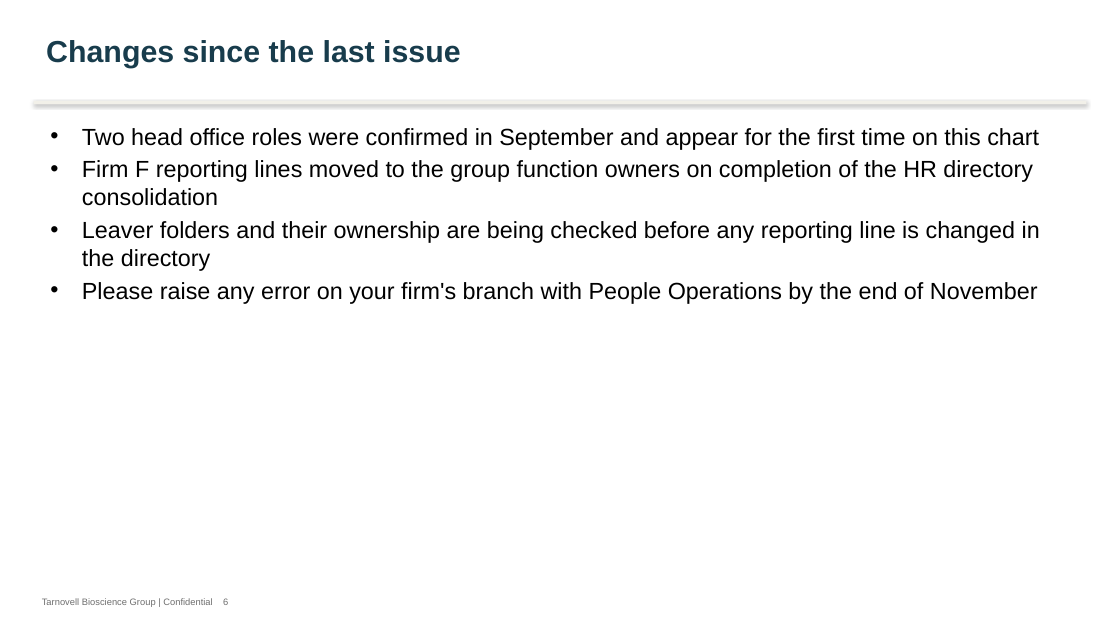
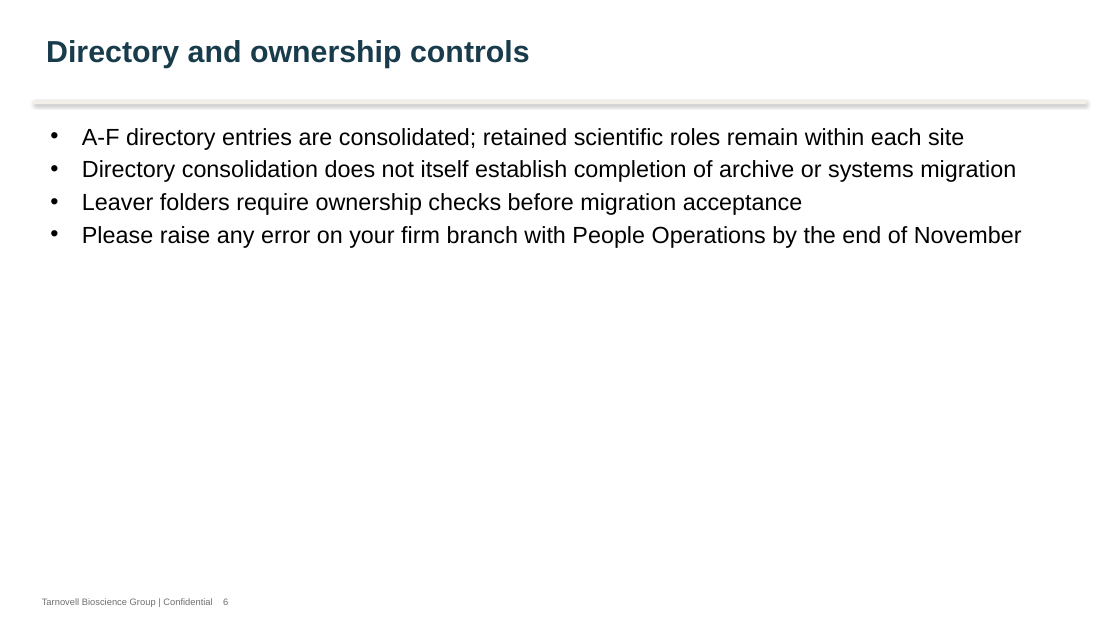
Before and after one commit to 60xAI/portco-mock-dataset, a slide deck: slide 6 of output/archive/Tarnovell_Group/People/Organisation/2025/Group_Organisation_Chart_2025-11.pptx. Drawn at 1120x630 pixels with LibreOffice and Linux fonts; fonts in the diff are those of the drawing. Boxes give left, top, right and bottom in pixels: in the first picture for what was removed or moved away, otherwise in the second. Text is boxed around its words. In the diff, an @@ line names an element or a change of style, - is before the commit and + after.

```diff
--- a/output/archive/Tarnovell_Group/People/Organisation/2025/Group_Organisation_Chart_2025-11.pptx
+++ b/output/archive/Tarnovell_Group/People/Organisation/2025/Group_Organisation_Chart_2025-11.pptx
@@ title at bbox=[46, 40, 530, 68]: text changed @@
-Changes since the last issue
+Directory and ownership controls
@@ text at bbox=[82, 128, 1022, 248]: text changed @@
-• Two head office roles were confirmed in September and appear for the first time on this chart
-• Firm F reporting lines moved to the group function owners on completion of the HR directory consolidation
-• Leaver folders and their ownership are being checked before any reporting line is changed in the directory
-• Please raise any error on your firm's branch with People Operations by the end of November
+• A-F directory entries are consolidated; retained scientific roles remain within each site
+• Directory consolidation does not itself establish completion of archive or systems migration
+• Leaver folders require ownership checks before migration acceptance
+• Please raise any error on your firm branch with People Operations by the end of November
```
Also in this commit, not shown: 1 other slide changed, 1 other file.
